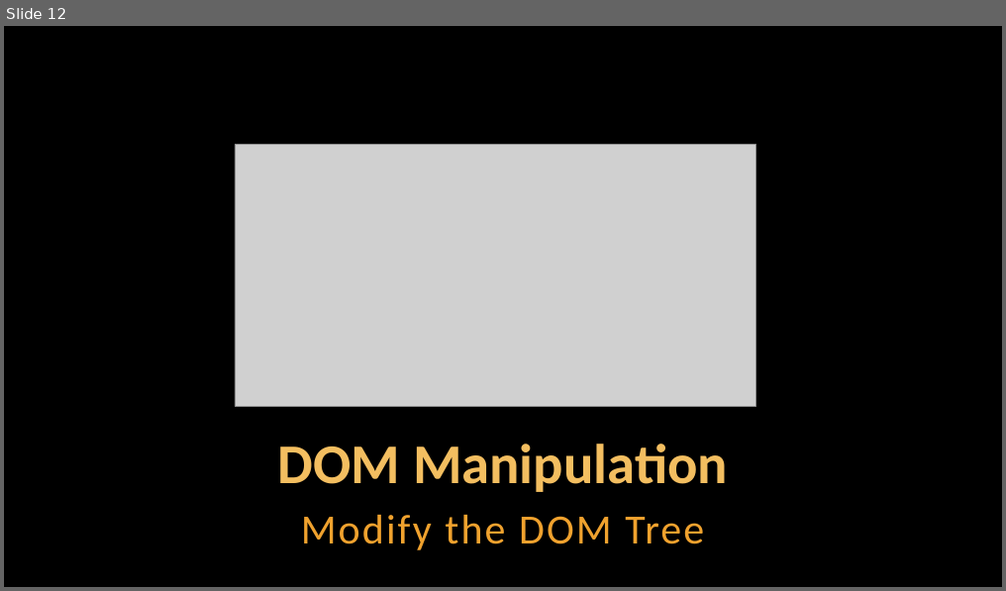
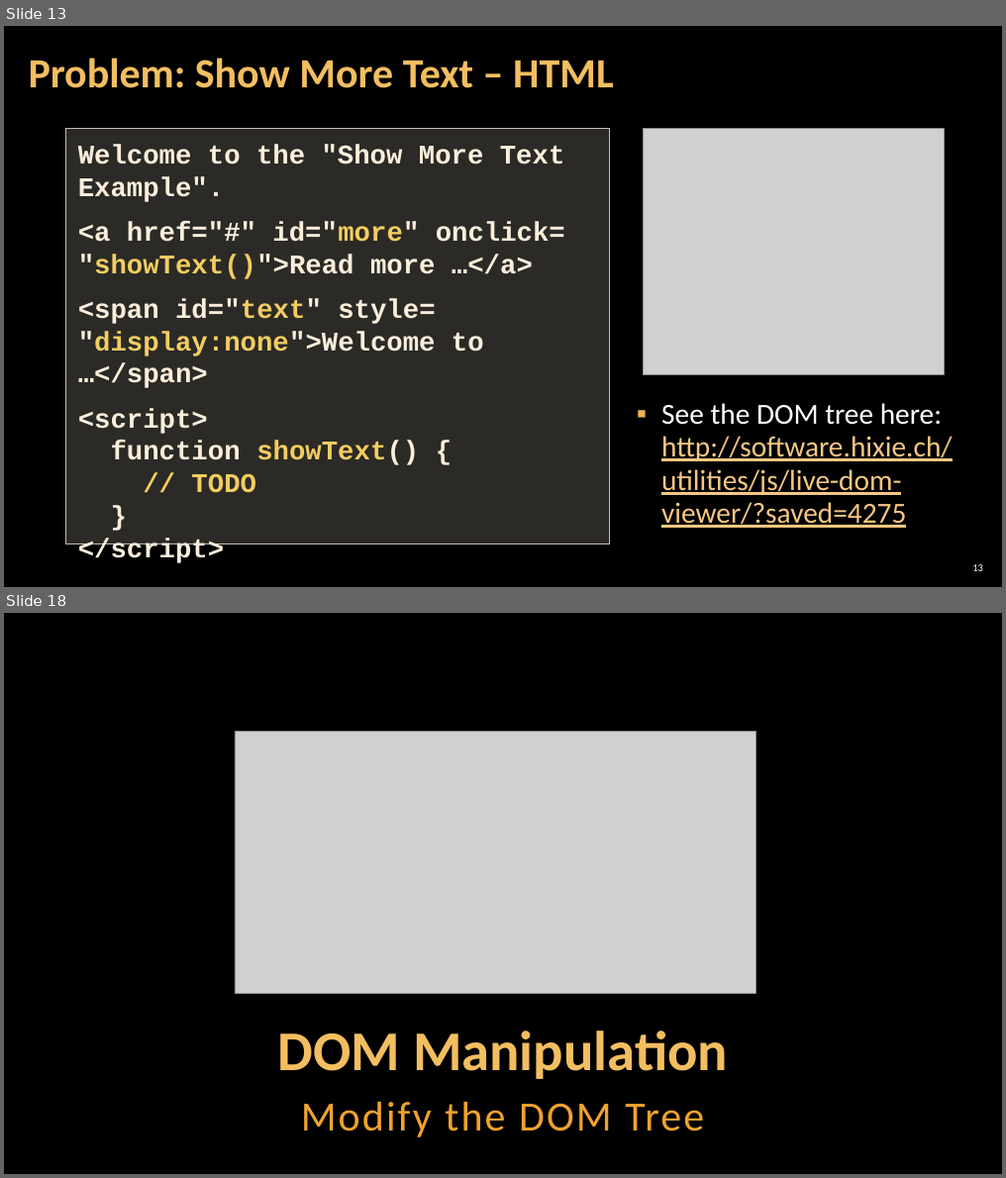
Before and after one commit to antoniaat/Front-End-Development, a slide deck: JavaScript_For_FrontEnd/02. JavaScript-for-Front-End-Introduction-to-DOM-and-Events/02. JavaScript-for-Front-End-Introduction-to-DOM-and-Events.pptx. Shown one above the other, each under a label of ours: slide 12 before the commit, slides 13 and 18 after it; the slides between them are not shown. The pictures are 1006x591 and 1006x1178 pixels, drawn with LibreOffice and Linux fonts; fonts in the diff are those of the drawing; grey boxes stand for pictures; background and template pictures are left out. Boxes give left, top, right and bottom in pixels: in the first picture for what was removed or moved away, otherwise in the second. Text is boxed around its words. In the diff, an @@ line names an element or a change of style, - is before the commit and + after.

```diff
--- a/JavaScript_For_FrontEnd/02. JavaScript-for-Front-End-Introduction-to-DOM-and-Events/02. JavaScript-for-Front-End-Introduction-to-DOM-and-Events.pptx
+++ b/JavaScript_For_FrontEnd/02. JavaScript-for-Front-End-Introduction-to-DOM-and-Events/02. JavaScript-for-Front-End-Introduction-to-DOM-and-Events.pptx
@@ slide 13 added at (4, 26, 1002, 587), background picture (left out) @@
@@ title added at (29, 58, 614, 88), 40 pt, text #F3BE60, bold @@
+Problem: Show More Text – HTML
@@ rectangle added at (66, 128, 609, 544), fill #D9D5C7 at 20% opacity, outline #C7BFAC 1 pt, 26 pt, text #FBEEDC, bold @@
+  Welcome to the "Show More Text Example".
+  <a href="#" id="more" onclick= "showText()">Read more …</a>
+  <span id="text" style= "display:none">Welcome to …</span>
+  <script>
+  function showText() {
+  // TODO
+  }
+  </script>
@@ picture added at (643, 128, 944, 374) @@
@@ text added at (661, 403, 952, 528), 28 pt, text #F6C781, underline @@
+▪ See the DOM tree here: http://software.hixie.ch/utilities/js/live-dom-viewer/?saved=4275
@@ page number added at (972, 565, 983, 571), 10 pt, text #FFFFFF @@
+13
@@ what was slide 12 is now slide 18 @@
```
Also in this commit, not shown: 6 slides changed, 5 other slides added, 2 slides removed.
